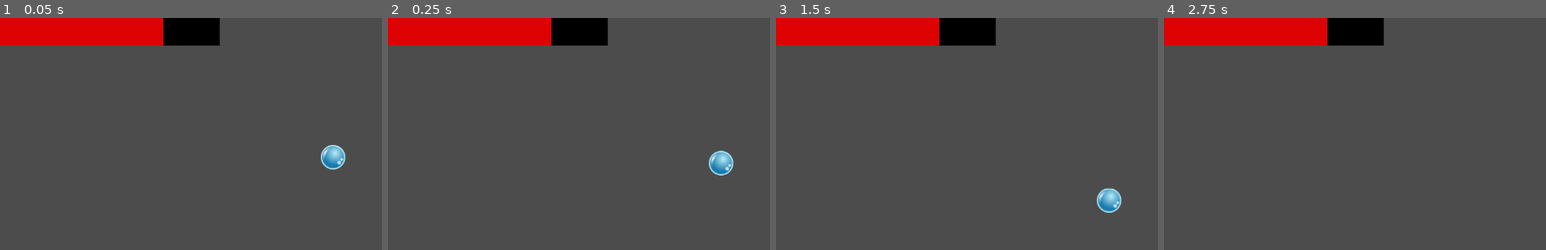
Above: before the commit, frames 1-4 (left to right).
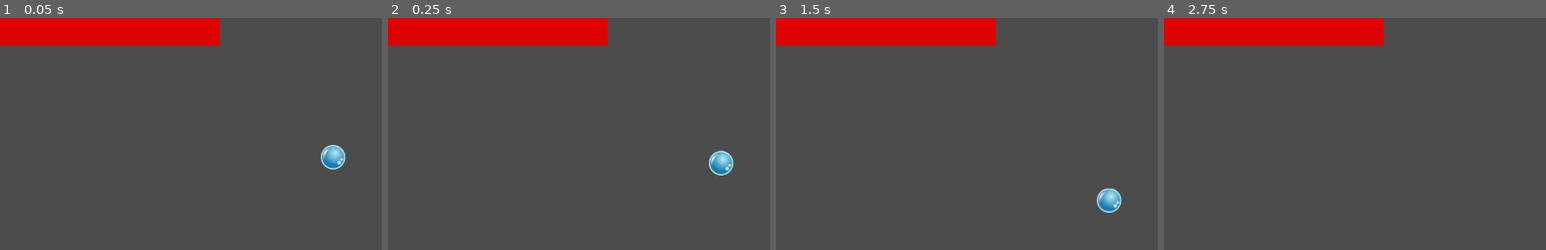
Above: after the commit, the same moments.

Repository: xenoexplorator/ludum46
Game: Godot game, scene res://IntegrationTestScenes/DiminutionChaleur.tscn
Two runs of this game, one before a commit and one after it. Both use one fixed random seed, a clock stepped at 60 frames per second and the inputs below. This scene is started directly instead of the project's main scene.
Inputs:
- Up to frame 1 (0.05 s): no input
- Up to frame 2 (0.25 s): no input
- Up to frame 3 (1.5 s): hold D (move_right) 0.53-1.28 s; tap Space (spawn_barrier) at 0.6, 1.35 s; hold S (move_down) from 1.28 s (still down)
- Up to frame 4 (2.75 s): release S (move_down) at 2.03 s; hold D (move_right) from 2.03 s (still down); tap Space (spawn_barrier) at 2.1 s
The pictures show only the part of the screen within x 8-58%, y 0-50%; the shares and areas given below are measured in that part.

The runs differ from the first frame. In frame 1, 1.8% of the frame differs, in the area x 42-58%, y 0-12%; in frame 2, 1.8%; in frame 3, 1.8%; in frame 4, 1.8%.
Error before the commit: Parse Error: The identifier "node" isn't declared in the current scope. (res://Campfire/Interface.gd:6)

Commit message:
feu et bar fonctionnels

Diff:
--- a/Campfire/Campfire.tscn
+++ b/Campfire/Campfire.tscn
@@ -2,8 +2,7 @@
 
 [ext_resource path="res://Campfire/Assets/FlameParticle.png" type="Texture" id=1]
 [ext_resource path="res://Campfire/Assets/campfire.png" type="Texture" id=2]
-[ext_resource path="res://Campfire/Heat.tscn" type="PackedScene" id=3]
-[ext_resource path="res://Campfire/Campfire.gd" type="Script" id=4]
+[ext_resource path="res://Campfire/Heat.gd" type="Script" id=3]
 
 [sub_resource type="RectangleShape2D" id=1]
 extents = Vector2( 33.5954, 52.3368 )
@@ -47,7 +46,6 @@
 scale = Vector2( 3, 3 )
 collision_layer = 8
 collision_mask = 20
-script = ExtResource( 4 )
 
 [node name="Fire" type="Sprite" parent="."]
 position = Vector2( 42.2758, 36.1584 )
@@ -71,11 +69,13 @@
 "heat",
 ]]
 collision_layer = 8
-collision_mask = 4
+collision_mask = 20
 script = ExtResource( 3 )
 
 [node name="CollisionShape2D" type="CollisionShape2D" parent="Heat"]
-position = Vector2( -0.316671, -44.0166 )
+position = Vector2( 39.8104, 37.322 )
 shape = SubResource( 7 )
+[connection signal="area_entered" from="Heat" to="Heat" method="_cool_down"]
+[connection signal="body_entered" from="Heat" to="Heat" method="_cool_down"]
 [connection signal="body_entered" from="Heat" to="Heat" method="_on_Heat_body_entered"]
 [connection signal="body_exited" from="Heat" to="Heat" method="_on_Heat_body_exited"]
--- a/Campfire/Heat.gd
+++ b/Campfire/Heat.gd
@@ -1,15 +1,23 @@
 extends Area2D
 
+signal heat_changed(heat)
+
+var heat = 0
+var max_heat = 100
 
 func _ready():
-	pass
-
+	heat = max_heat
+	emit_signal("heat_changed", heat)
 
 func _on_Heat_body_entered(body):
 	if body is Player:
 		body.is_in_heat = true
 
-
 func _on_Heat_body_exited(body):
 	if body is Player:
 		body.is_in_heat = false
+
+func _cool_down(rain_drop):
+	heat -= 5
+	heat = max(0, heat)
+	emit_signal("heat_changed", heat)
--- a/Campfire/Heat.tscn
+++ /dev/null
@@ -1,7 +0,0 @@
-[gd_scene load_steps=2 format=2]
-
-[ext_resource path="res://Heat.gd" type="Script" id=1]
-
-[node name="Heat" type="Node"]
-script = ExtResource( 1 )
-[connection signal="heat_changed" from="." to="." method="_on_Heat_heat_changed"]
--- a/Campfire/Interface.gd
+++ b/Campfire/Interface.gd
@@ -3,8 +3,15 @@
 signal heat_updated(value)
 
 func _ready():
-	var heat_node = node.get_node("Heat")
-	get_node("HeatMonitoring").initialize(heat_node.max_heat)
+#	var heat_node = get_node("Heat")
+#
+#	for node in get_tree().get_nodes_in_group("Campfire"):
+#		if node.name == "Campfire":
+#			heat_node = node.get_node("Heat")
+#			break
+#		get_node("HeatMonitoring").initialize(heat_node.max_heat)
+
+	$HeatMonitoring/HeatBar.value = 100
 
 func _on_Heat_heat_changed(heat):
 	emit_signal("heat_updated", heat)
--- a/Heat.gd
+++ /dev/null
@@ -1,15 +0,0 @@
-extends Node
-
-signal heat_changed(heat)
-
-var heat = 0
-var max_heat = 100
-
-func _ready():
-	heat = max_heat
-	emit_signal("heat_changed", heat)
-
-func _cool_down(nb_rain_drop):
-	heat -= nb_rain_drop*5
-	heat = max(0, heat)
-	emit_signal("heat_changed", heat)
--- /dev/null
+++ b/IntegrationTestScenes/Raining.tscn
@@ -0,0 +1,25 @@
+[gd_scene load_steps=4 format=2]
+
+[ext_resource path="res://Campfire/Interface.tscn" type="PackedScene" id=1]
+[ext_resource path="res://Campfire/Campfire.tscn" type="PackedScene" id=2]
+[ext_resource path="res://Rain/RainDrop.tscn" type="PackedScene" id=3]
+
+[node name="Raining" type="Node2D"]
+
+[node name="Campfire" parent="." instance=ExtResource( 2 )]
+position = Vector2( 566.117, 455.496 )
+
+[node name="CollisionShape2D" parent="Campfire/Heat" index="0"]
+position = Vector2( 41.9794, 16.7162 )
+
+[node name="Interface" parent="." instance=ExtResource( 1 )]
+margin_left = 42.2961
+margin_top = 110.621
+margin_right = 42.2961
+margin_bottom = 110.621
+
+[node name="RainDrop" parent="." instance=ExtResource( 3 )]
+position = Vector2( 696.259, 87.8458 )
+[connection signal="heat_changed" from="Campfire/Heat" to="Interface" method="_on_Heat_heat_changed"]
+
+[editable path="Campfire"]
